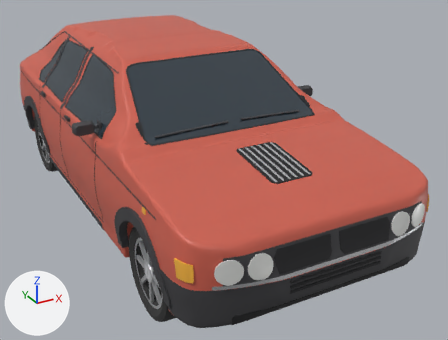
A saved change to the glTF model public/models/carshape/delta.glb.
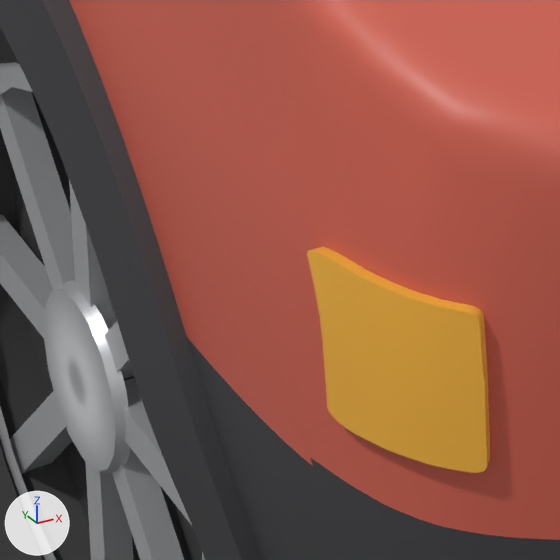
Each version is shown whole from a camera (50 mm lens) standing at (-1.88, -4.12, 2.31) and looking at (0.23, -0.27, 0.38), then close up on the part from 31% to 45% of the width and 68% to 86% of the height. The lights are fixed; the arrows at lower left show +X, +Y and +Z. The older version's two pictures come first. Vertices at exactly the same position are counted once.

In view in the first close-up: 'front_blinker_right', 'paint', 'trim', 'wheel_fr'.
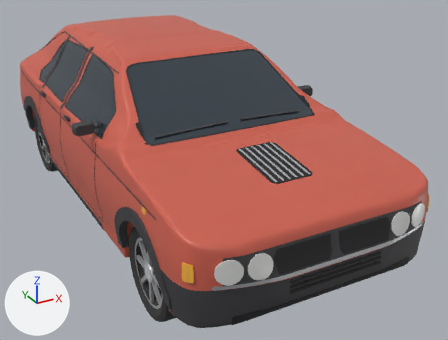
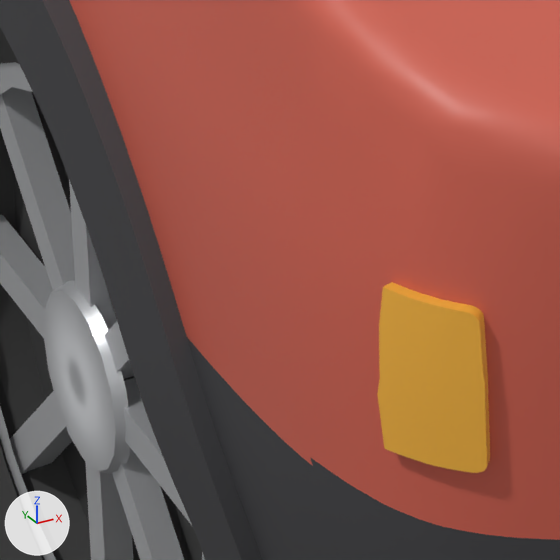
Pixel boxes [x1, y1, x2, y2] of what changed, in the close-ups (560 x 560 px):
part 1 of me_front_blinker_right, cut back: before [307, 247, 391, 448]; after [377, 287, 404, 403]

Edits to the bpy script that builds the scene:
```text
Change me_front_blinker_right:
    used by ob_front_blinker_right; location = (0.0, 0.0, 0.0)
    remove me_front_blinker_right.from_pydata(...)  # 168 vertices, 253 faces; spans x -0.833..-0.774, y -1.807..-1.275, z 0.58..0.776
    add me_front_blinker_right.from_pydata(...)  # 130 vertices, 194 faces; spans x -0.83..-0.774, y -1.807..-1.275, z 0.58..0.776
    me_front_blinker_right part 1: 45 vertices removed from x -0.833..-0.811, y -1.744..-1.692, z 0.58..0.681; 7 vertices added at x -0.819..-0.806, y -1.755..-1.749, z 0.614..0.68
    other edits to the shape of me_front_blinker_right do not show in these pictures
```
